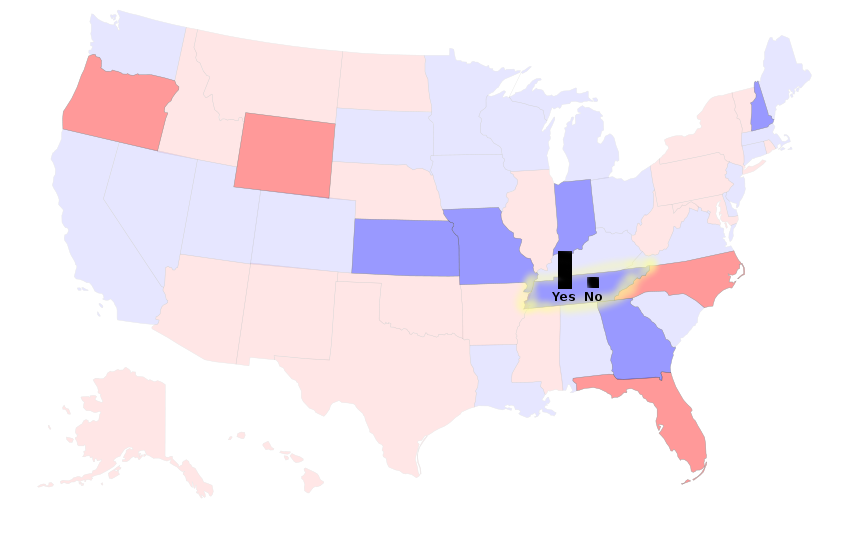
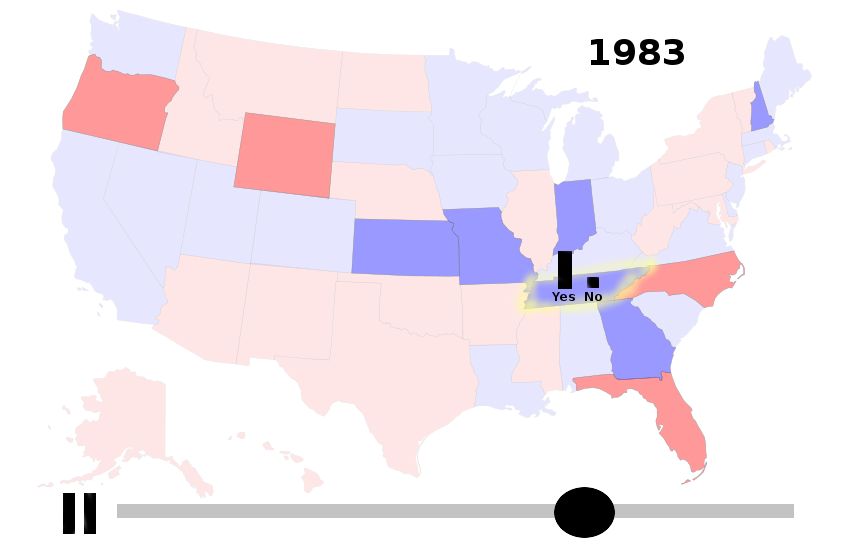
Revision of a layered 844 × 553 image; what changed, layer by layer:
added layer "Player" above "1983" over (x1=63, y1=487, x2=794, y2=538)
added layer "1983" above "Glow" over (x1=591, y1=39, x2=684, y2=65)
